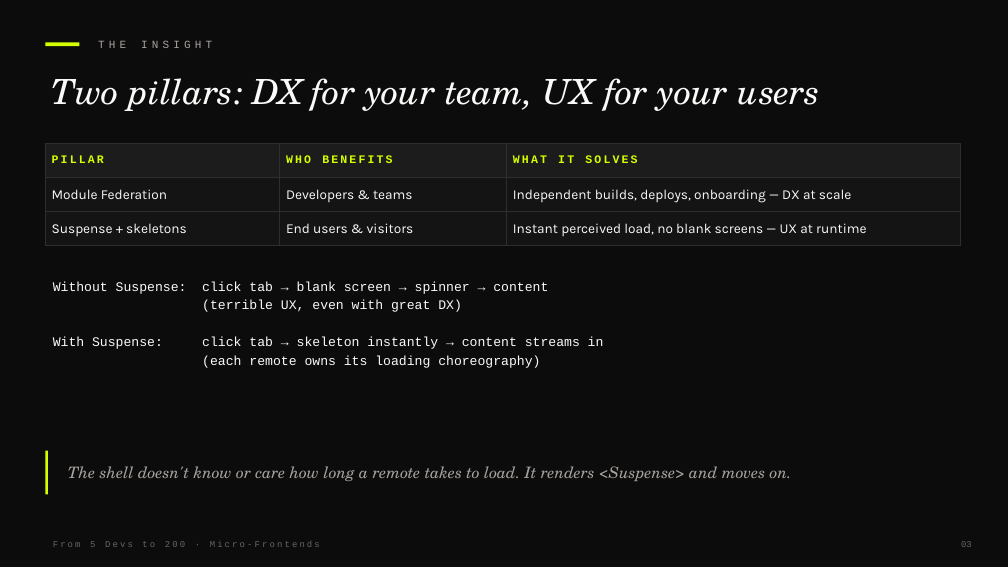
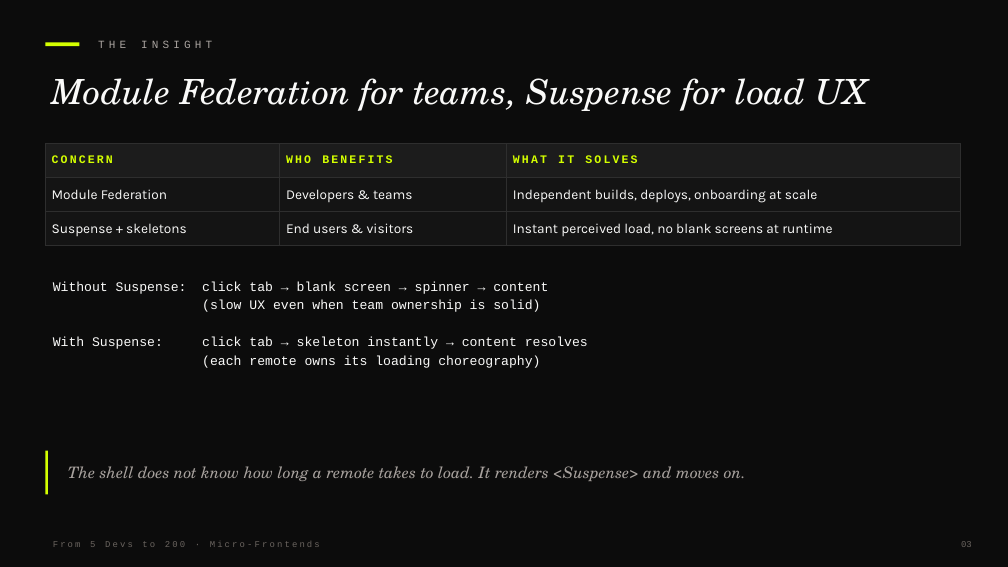
Before and after one commit to devlinduldulao/module-federation-demo, a slide deck: slide 3 of presentation/SLIDES.pptx. Drawn at 1008x567 pixels with LibreOffice and Linux fonts; fonts in the diff are those of the drawing. Boxes give left, top, right and bottom in pixels: in the first picture for what was removed or moved away, otherwise in the second. Text is boxed around its words. In the diff, an @@ line names an element or a change of style, - is before the commit and + after.

```diff
--- a/presentation/SLIDES.pptx
+++ b/presentation/SLIDES.pptx
@@ text at (51,78,868,111): text changed @@
-Two pillars: DX for your team, UX for your users
+Module Federation for teams, Suspense for load UX
@@ table at (45,144,960,240) @@
-row 1, column 1: PILLAR
+row 1, column 1: CONCERN
-row 2, column 3: Independent builds, deploys, onboarding — DX at scale
+row 2, column 3: Independent builds, deploys, onboarding at scale
-row 3, column 3: Instant perceived load, no blank screens — UX at runtime
+row 3, column 3: Instant perceived load, no blank screens at runtime
@@ text at (53,300,588,349): text changed @@
-(terrible UX, even with great DX)
-With Suspense: click tab → skeleton instantly → content streams in
+(slow UX even when team ownership is solid)
+With Suspense: click tab → skeleton instantly → content resolves
@@ text at (68,466,746,481): text changed @@
-The shell doesn't know or care how long a remote takes to load. It renders <Suspense> and moves on.
+The shell does not know how long a remote takes to load. It renders <Suspense> and moves on.
```
Also in this commit, not shown: 15 other slides changed, 7 other files.
